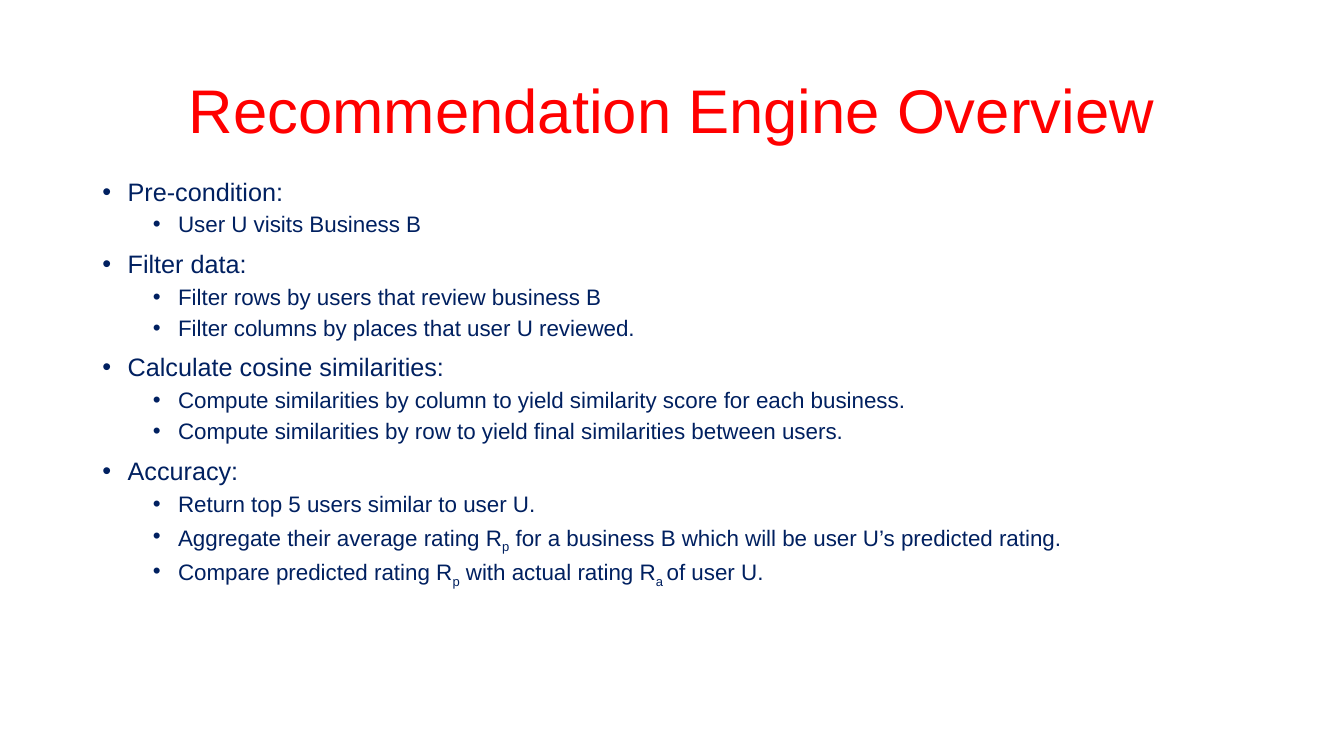
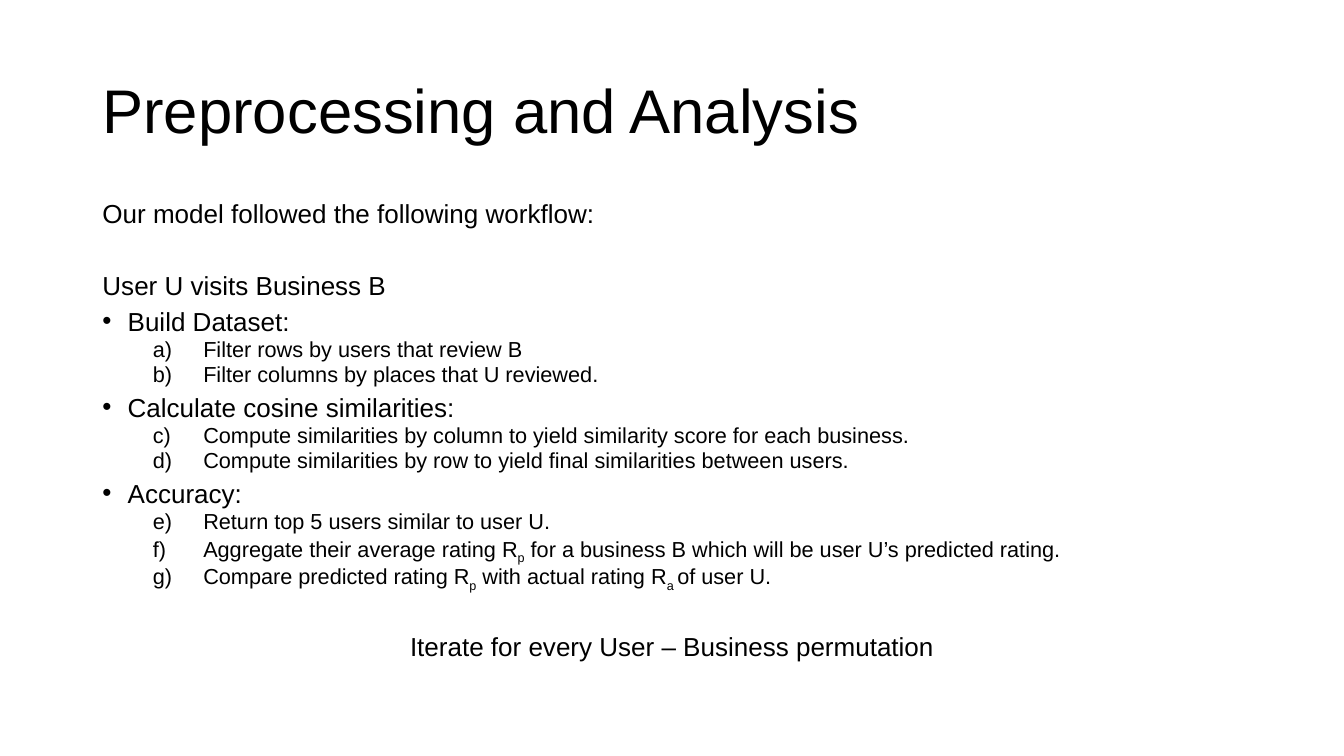
Before and after one commit to methoddatascience/Libra, a slide deck: slide 9 of reviewly/reviewly_libra.pptx (slide 4 before the commit). Drawn at 1344x756 pixels with LibreOffice and Linux fonts; fonts in the diff are those of the drawing; background and template pictures are left out. Boxes give left, top, right and bottom in pixels: in the first picture for what was removed or moved away, otherwise in the second. Text is boxed around its words. In the diff, an @@ line names an element or a change of style, - is before the commit and + after.

```diff
--- a/reviewly/reviewly_libra.pptx
+++ b/reviewly/reviewly_libra.pptx
@@ title at box(102, 88, 859, 145): text changed; text colour #FF0000 to #000000 @@
-Recommendation Engine Overview
+Preprocessing and Analysis
@@ text "Our model followed the following ...": place and size @@
-text "Our model followed the following ..." at box(128, 182, 1061, 585)
+text "Our model followed the following ..." at box(102, 204, 1060, 662)
@@ text at box(102, 204, 594, 229): text changed; size 18 to 18.6 pt; text colour #002060 to #000000 @@
-• Pre-condition:
+Our model followed the following workflow:
@@ text at box(102, 276, 1060, 589): size 16 to 18.6 pt in "User U visits Business B"; text colour #002060 to #000000 in "User U visits Business B", "Calculate cosine similarities:", "Compute similarities by column to yield similarity ...", "Compute similarities by row to yield final ..." and 4 more places; size 18 to 18.6 pt in "Calculate cosine similarities:", "Accuracy:"; size 16 to 15.5 pt in "Compute similarities by column to yield similarity ...", "Compute similarities by row to yield final ...", "Return top 5 users similar to user ...", "Aggregate their average rating Rp for a ..." and 1 more places; bullet • to none; list level 2 to 1 in "User U visits Business B"; line spacing 0.9 to 0.7; bullet • to a) @@
@@ text at box(128, 312, 598, 387): text changed; size 16 to 15.5 pt; text colour #002060 to #000000 @@
-• Filter data:
-  • Filter rows by users that review business B
-  • Filter columns by places that user U reviewed.
+• Build Dataset:
+  a) Filter rows by users that review B
+  b) Filter columns by places that U reviewed.
@@ text at box(410, 637, 933, 662): paragraph added @@
+Iterate for every User – Business permutation
```
Also in this commit, not shown: 7 other slides changed, 9 slides added, 1 slide removed.
